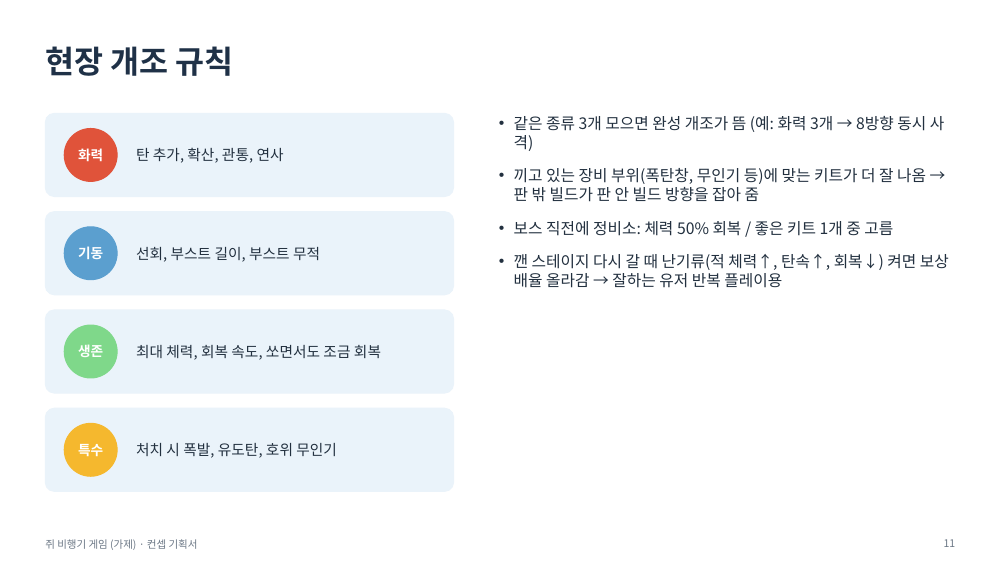
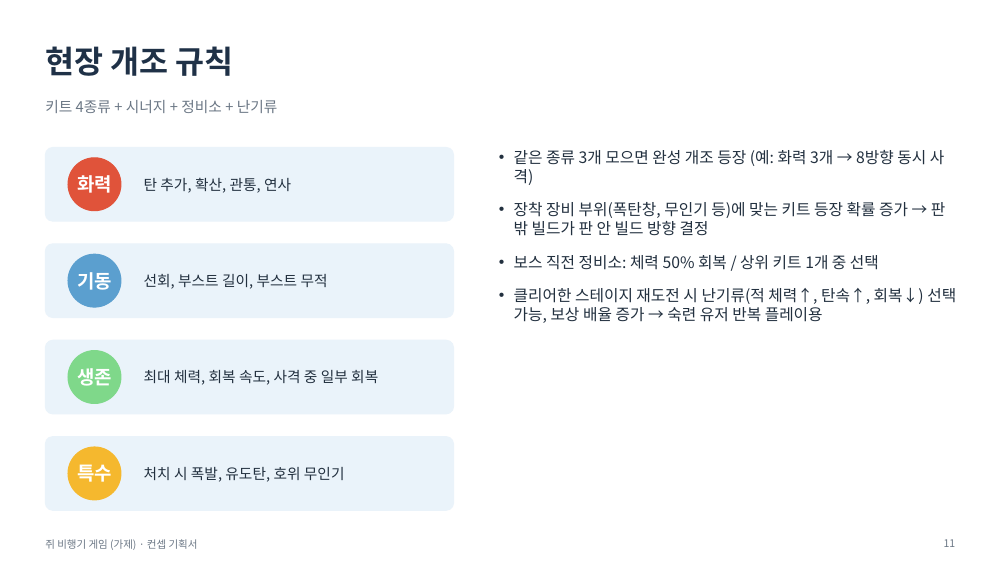
Before and after one commit to inory16351/RatPlain, a slide deck: slide 11 of 컨셉기획서.pptx. Drawn at 1008x567 pixels with LibreOffice and Linux fonts; fonts in the diff are those of the drawing. Boxes give left, top, right and bottom in pixels: in the first picture for what was removed or moved away, otherwise in the second. Text is boxed around its words. In the diff, an @@ line names an element or a change of style, - is before the commit and + after.

```diff
--- a/컨셉기획서.pptx
+++ b/컨셉기획서.pptx
@@ text added at (45,100,278,113), 14 pt, text #6B7785 @@
+키트 4종류 + 시너지 + 정비소 + 난기류
@@ proportions changed in 4 elements at (45,437,454,510), (45,340,454,414), (45,244,454,318), (45,147,454,221) @@
@@ rounded rectangle: place and size @@
-rounded rectangle at (45,113,454,197)
+rounded rectangle at (45,147,454,221)
@@ text "탄 추가, 확산, 관통, 연사": place and size @@
-text "탄 추가, 확산, 관통, 연사" at (136,148,284,163)
+text "탄 추가, 확산, 관통, 연사" at (144,177,291,193)
@@ size 13 to 18 pt in 4 elements at (77,464,112,482), (77,368,112,386), (77,272,112,290), (77,175,112,193) @@
@@ text "화력": place and size @@
-text "화력" at (78,148,103,161)
+text "화력" at (77,175,112,193)
@@ ellipse: place and size @@
-ellipse at (64,129,117,181)
+ellipse at (68,158,121,211)
@@ text at (514,150,956,323): text changed @@
-• 같은 종류 3개 모으면 완성 개조가 뜸 (예: 화력 3개 → 8방향 동시 사격)
-• 끼고 있는 장비 부위(폭탄창, 무인기 등)에 맞는 키트가 더 잘 나옴 → 판 밖 빌드가 판 안 빌드 방향을 잡아 줌
-• 보스 직전에 정비소: 체력 50% 회복 / 좋은 키트 1개 중 고름
-• 깬 스테이지 다시 갈 때 난기류(적 체력↑, 탄속↑, 회복↓) 켜면 보상 배율 올라감 → 잘하는 유저 반복 플레이용
+• 같은 종류 3개 모으면 완성 개조 등장 (예: 화력 3개 → 8방향 동시 사격)
+• 장착 장비 부위(폭탄창, 무인기 등)에 맞는 키트 등장 확률 증가 → 판 밖 빌드가 판 안 빌드 방향 결정
+• 보스 직전 정비소: 체력 50% 회복 / 상위 키트 1개 중 선택
+• 클리어한 스테이지 재도전 시 난기류(적 체력↑, 탄속↑, 회복↓) 선택 가능, 보상 배율 증가 → 숙련 유저 반복 플레이용
@@ rounded rectangle: place and size @@
-rounded rectangle at (45,212,454,295)
+rounded rectangle at (45,244,454,318)
@@ 3 texts, 3 ellipses: place and size @@
-3 texts, 3 ellipses at (64,227,117,476)
+3 texts, 3 ellipses at (68,254,121,500)
@@ text "선회, 부스트 길이, 부스트 무적": place and size @@
-text "선회, 부스트 길이, 부스트 무적" at (136,247,320,262)
+text "선회, 부스트 길이, 부스트 무적" at (144,274,328,289)
@@ rounded rectangle: place and size @@
-rounded rectangle at (45,310,454,393)
+rounded rectangle at (45,340,454,414)
@@ text at (144,370,378,385): text changed @@
-최대 체력, 회복 속도, 쏘면서도 조금 회복
+최대 체력, 회복 속도, 사격 중 일부 회복
@@ rounded rectangle: place and size @@
-rounded rectangle at (45,408,454,492)
+rounded rectangle at (45,437,454,510)
@@ text "처치 시 폭발, 유도탄, 호위 ...": place and size @@
-text "처치 시 폭발, 유도탄, 호위 ..." at (136,443,337,458)
+text "처치 시 폭발, 유도탄, 호위 ..." at (144,467,345,482)
```
Also in this commit, not shown: 18 other slides changed, 1 other file.
